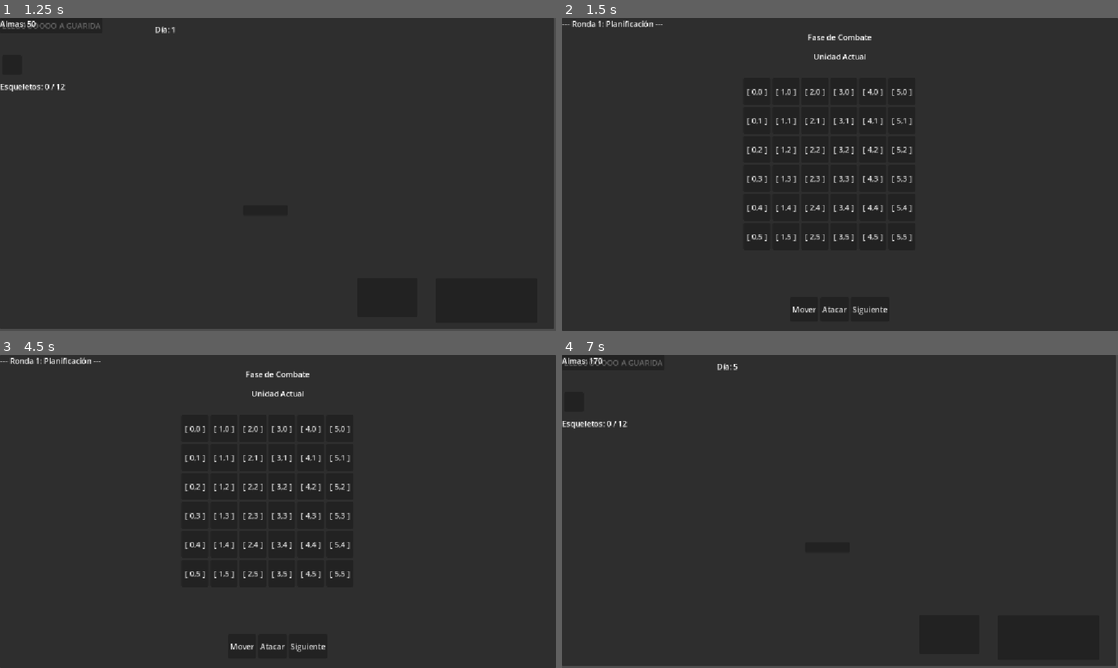
Above: before the commit, frames 1-4 (two rows, left to right).
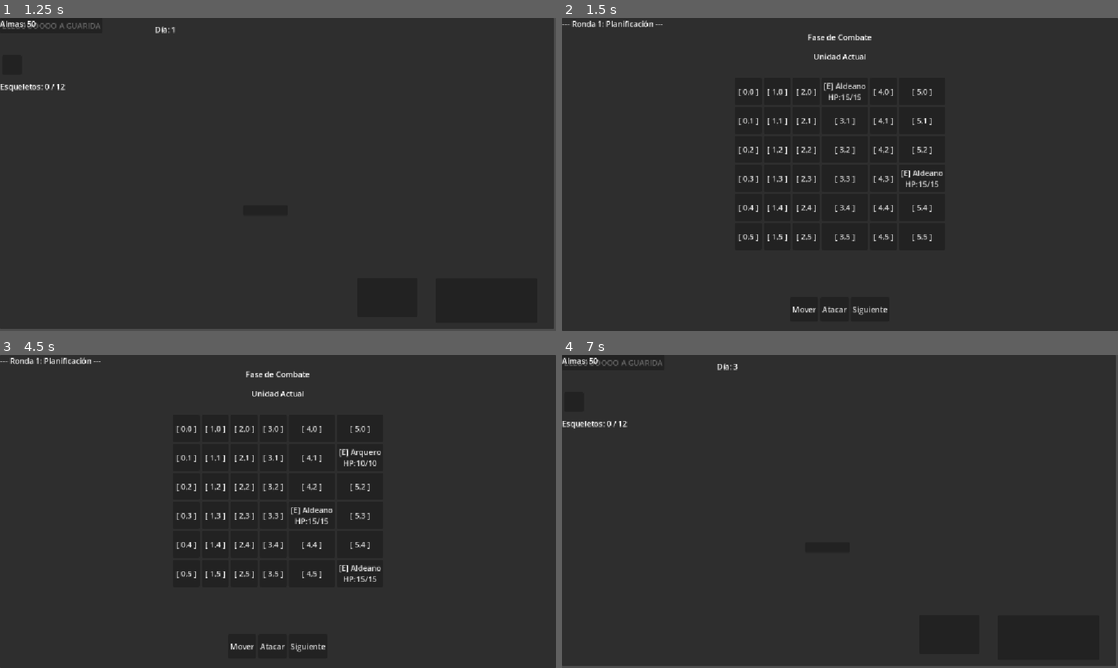
Above: after the commit, the same moments.

Repository: BautistaBravo/NecroVb
Game: Godot game, scene res://Scenes/main menu/main_menu.tscn
The game is run twice, just before and just after one commit, with the same random seed, the same clock (stepped at 60 frames per second) and the same inputs.
Inputs (mouse positions are in pixels of both pictures, inside the frame that each line leads up to):
- Up to frame 1 (1.25 s): click "New Game" at 0.5 s
- Up to frame 2 (1.5 s): click (828, 208) at 1.25 s
- Up to frame 3 (4.5 s): click "[ 0,0 ]" at 2 s; click "[ 1,0 ]" at 2.75 s; click "[ 2,0 ]" at 3.5 s; click (266, 545) at 4.25 s
- Up to frame 4 (7 s): click "[ 3,0 ]" at 5 s; click "[ 4,0 ]" at 5.75 s; click "[ 5,0 ]" at 6.5 s

Frame 1 is identical in both runs. In frame 2, 2.4% of the frame differs, in the area x 31-69%, y 20-72%; in frame 3, 2.6%, in the area x 31-69%, y 22-73%; in frame 4, less than 0.1%.

Commit message:
feat(encounters): create default enemies and day encounters programmatically
- Removed the double day increment bug by deleting `state.current_day += 1` from the lair controller. The day now properly advances only after a battle finishes.
- Created `EnemyData` resource files for `peasant_t1.tres`, `archer_t1.tres`, and `guard_t2.tres` with unique stats (Melee, Ranged, Heavy).
- Created `DayEncounterData` resource files for days 1 through 3, populated with varying combinations of the new enemy types.
- Updated `combat_controller.gd` to dynamically load these encounters at runtime if none were provided via the editor inspector, guaranteeing that enemies will spawn correctly when entering combat.

Co-authored-by: BautistaBravo <77009740+BautistaBravo@users.noreply.github.com>

Diff:
--- /dev/null
+++ b/necro-vc/Resources/encounters/day1_encounter.tres
@@ -0,0 +1,11 @@
+[gd_resource type="Resource" script_class="DayEncounterData" format=3 uid="uid://day1encounter"]
+
+[ext_resource type="Resource" uid="uid://peasant001" path="res://Resources/enemies/peasant_t1.tres" id="1_peasant"]
+[ext_resource type="Script" uid="uid://ci5djew8pvpnd" path="res://core/models/day_encounter_data.gd" id="2_script"]
+
+[resource]
+script = ExtResource("2_script")
+day_number = 1
+completion_soul_bonus = 25
+enemies = Array[Resource]([ExtResource("1_peasant"), ExtResource("1_peasant")])
+spawn_positions = Array[Vector2i]([])
--- /dev/null
+++ b/necro-vc/Resources/encounters/day2_encounter.tres
@@ -0,0 +1,12 @@
+[gd_resource type="Resource" script_class="DayEncounterData" format=3 uid="uid://day2encounter"]
+
+[ext_resource type="Resource" uid="uid://peasant001" path="res://Resources/enemies/peasant_t1.tres" id="1_peasant"]
+[ext_resource type="Resource" uid="uid://archer001" path="res://Resources/enemies/archer_t1.tres" id="2_archer"]
+[ext_resource type="Script" uid="uid://ci5djew8pvpnd" path="res://core/models/day_encounter_data.gd" id="3_script"]
+
+[resource]
+script = ExtResource("3_script")
+day_number = 2
+completion_soul_bonus = 35
+enemies = Array[Resource]([ExtResource("1_peasant"), ExtResource("1_peasant"), ExtResource("2_archer")])
+spawn_positions = Array[Vector2i]([])
--- /dev/null
+++ b/necro-vc/Resources/encounters/day3_encounter.tres
@@ -0,0 +1,12 @@
+[gd_resource type="Resource" script_class="DayEncounterData" format=3 uid="uid://day3encounter"]
+
+[ext_resource type="Resource" uid="uid://archer001" path="res://Resources/enemies/archer_t1.tres" id="1_archer"]
+[ext_resource type="Resource" uid="uid://guard001" path="res://Resources/enemies/guard_t2.tres" id="2_guard"]
+[ext_resource type="Script" uid="uid://ci5djew8pvpnd" path="res://core/models/day_encounter_data.gd" id="3_script"]
+
+[resource]
+script = ExtResource("3_script")
+day_number = 3
+completion_soul_bonus = 50
+enemies = Array[Resource]([ExtResource("2_guard"), ExtResource("1_archer"), ExtResource("1_archer")])
+spawn_positions = Array[Vector2i]([])
--- /dev/null
+++ b/necro-vc/Resources/enemies/archer_t1.tres
@@ -0,0 +1,17 @@
+[gd_resource type="Resource" script_class="EnemyData" format=3 uid="uid://archer001"]
+
+[ext_resource type="Script" uid="uid://cq15dnh7k3j3h" path="res://core/models/enemy_data.gd" id="1_enemy"]
+
+[resource]
+script = ExtResource("1_enemy")
+id = "archer_t1"
+name = "Arquero"
+max_hp = 10
+attack_power = 3
+speed = 10
+attack_type = 2
+min_attack_range = 2
+max_attack_range = 4
+move_range = 1
+soul_reward = 20
+exp_reward = 30
--- /dev/null
+++ b/necro-vc/Resources/enemies/guard_t2.tres
@@ -0,0 +1,17 @@
+[gd_resource type="Resource" script_class="EnemyData" format=3 uid="uid://guard001"]
+
+[ext_resource type="Script" uid="uid://cq15dnh7k3j3h" path="res://core/models/enemy_data.gd" id="1_enemy"]
+
+[resource]
+script = ExtResource("1_enemy")
+id = "guard_t2"
+name = "Guardia"
+max_hp = 30
+attack_power = 7
+speed = 6
+attack_type = 0
+min_attack_range = 1
+max_attack_range = 1
+move_range = 2
+soul_reward = 35
+exp_reward = 50
--- /dev/null
+++ b/necro-vc/Resources/enemies/peasant_t1.tres
@@ -0,0 +1,17 @@
+[gd_resource type="Resource" script_class="EnemyData" format=3 uid="uid://peasant001"]
+
+[ext_resource type="Script" uid="uid://cq15dnh7k3j3h" path="res://core/models/enemy_data.gd" id="1_enemy"]
+
+[resource]
+script = ExtResource("1_enemy")
+id = "peasant_t1"
+name = "Aldeano"
+max_hp = 15
+attack_power = 4
+speed = 8
+attack_type = 0
+min_attack_range = 1
+max_attack_range = 1
+move_range = 1
+soul_reward = 15
+exp_reward = 25
--- a/necro-vc/Scenes/combat/combat_controller.gd
+++ b/necro-vc/Scenes/combat/combat_controller.gd
@@ -84,6 +84,14 @@
 	move_btn.pressed.connect(_on_move_btn_pressed)
 	attack_btn.pressed.connect(_on_attack_btn_pressed)
 	next_or_execute_btn.pressed.connect(_on_next_or_execute_pressed)
+
+	if day_encounters.is_empty():
+		day_encounters.append(load("res://Resources/encounters/day1_encounter.tres"))
+		day_encounters.append(load("res://Resources/encounters/day2_encounter.tres"))
+		day_encounters.append(load("res://Resources/encounters/day3_encounter.tres"))
+	if default_enemy_pool.is_empty():
+		default_enemy_pool.append(load("res://Resources/enemies/peasant_t1.tres"))
+		default_enemy_pool.append(load("res://Resources/enemies/archer_t1.tres"))
 	_setup_grid_ui()
 	_initialize_combat()
 
--- a/necro-vc/Scenes/guarida/lair_controller.gd
+++ b/necro-vc/Scenes/guarida/lair_controller.gd
@@ -144,7 +144,7 @@
 	for inst in state.active_units:
 		income += inst.type_data.souls_per_day
 	state.souls += income
-	state.current_day += 1
+	# Eliminado state.current_day += 1; se incrementará después de la batalla.
 	GameStateDAO.save_state(state)
 	get_tree().change_scene_to_file("res://Scenes/combat/combat_scene.tscn")
 
